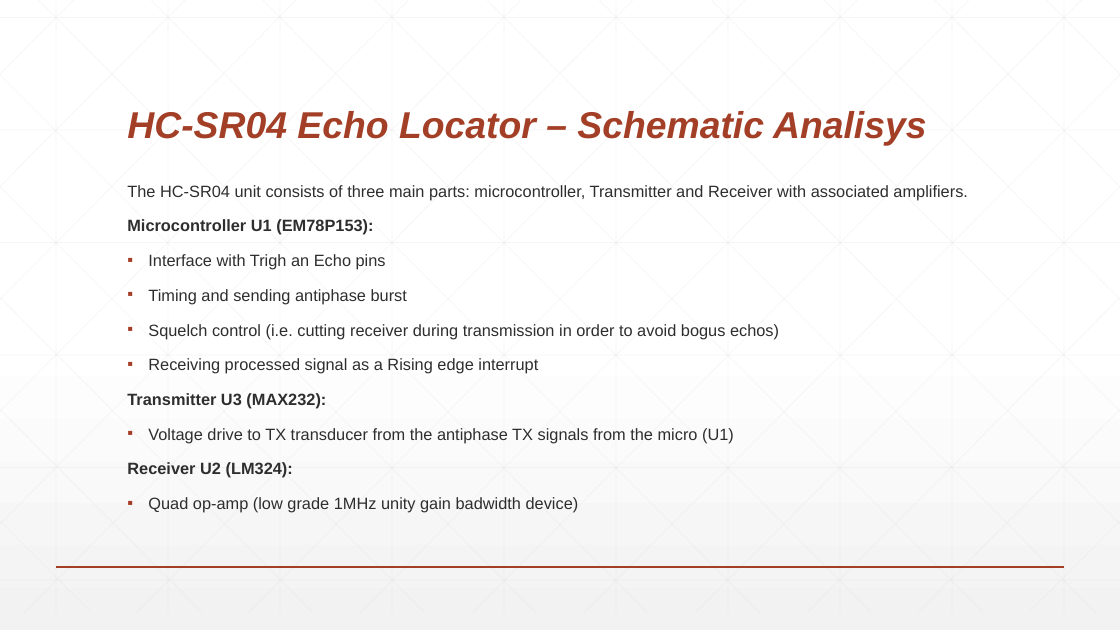
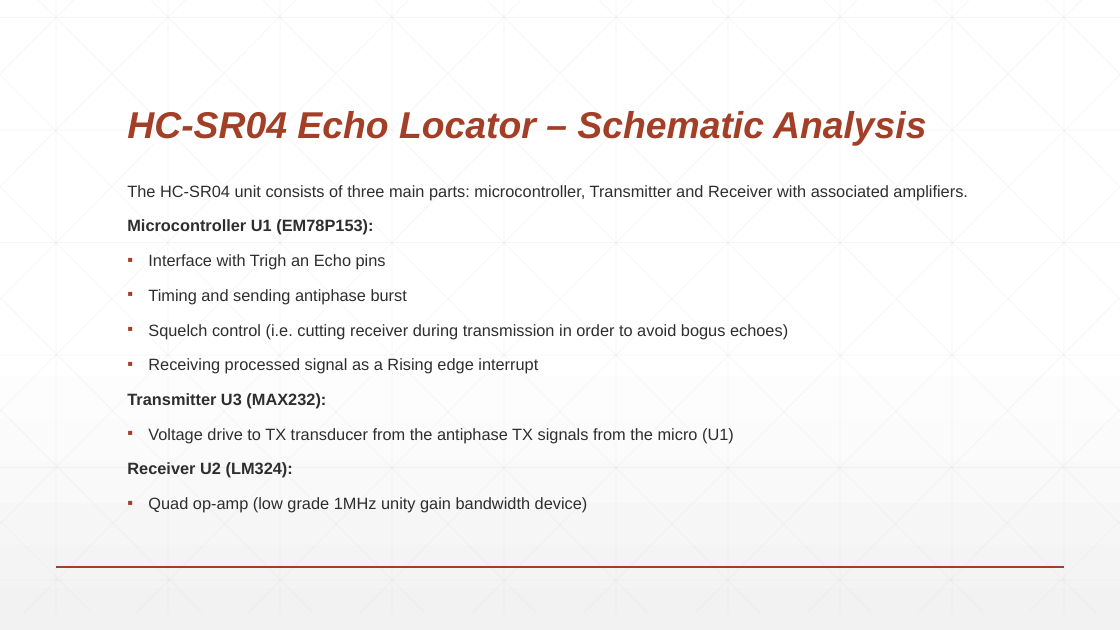
Before and after one commit to filippocastelli/uolli, a slide deck: slide 5 of Hardware_description.pptx. Drawn at 1120x630 pixels with LibreOffice and Linux fonts; fonts in the diff are those of the drawing. Boxes give left, top, right and bottom in pixels: in the first picture for what was removed or moved away, otherwise in the second. Text is boxed around its words. In the diff, an @@ line names an element or a change of style, - is before the commit and + after.

```diff
--- a/Hardware_description.pptx
+++ b/Hardware_description.pptx
@@ title at <box>127,111,926,146</box>: text changed @@
-HC-SR04 Echo Locator – Schematic Analisys
+HC-SR04 Echo Locator – Schematic Analysis
@@ text at <box>148,324,788,339</box>: text changed @@
-▪ Squelch control (i.e. cutting receiver during transmission in order to avoid bogus echos)
+▪ Squelch control (i.e. cutting receiver during transmission in order to avoid bogus echoes)
@@ text at <box>148,497,588,513</box>: text changed @@
-▪ Quad op-amp (low grade 1MHz unity gain badwidth device)
+▪ Quad op-amp (low grade 1MHz unity gain bandwidth device)
```
Also in this commit, not shown: 3 other slides changed, 2 slides added, 3 slides removed.
